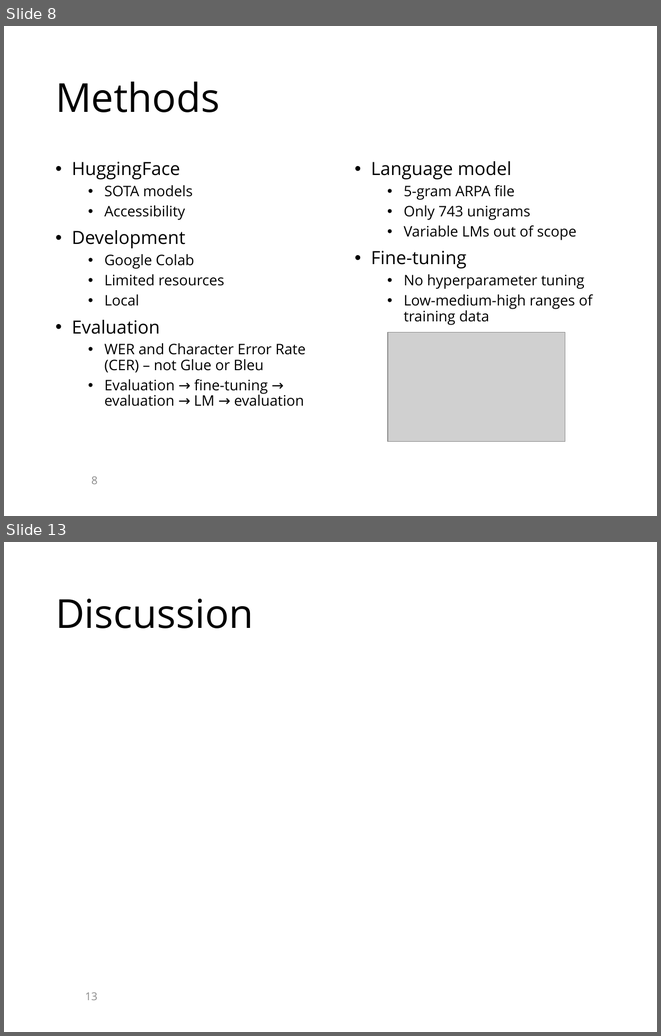
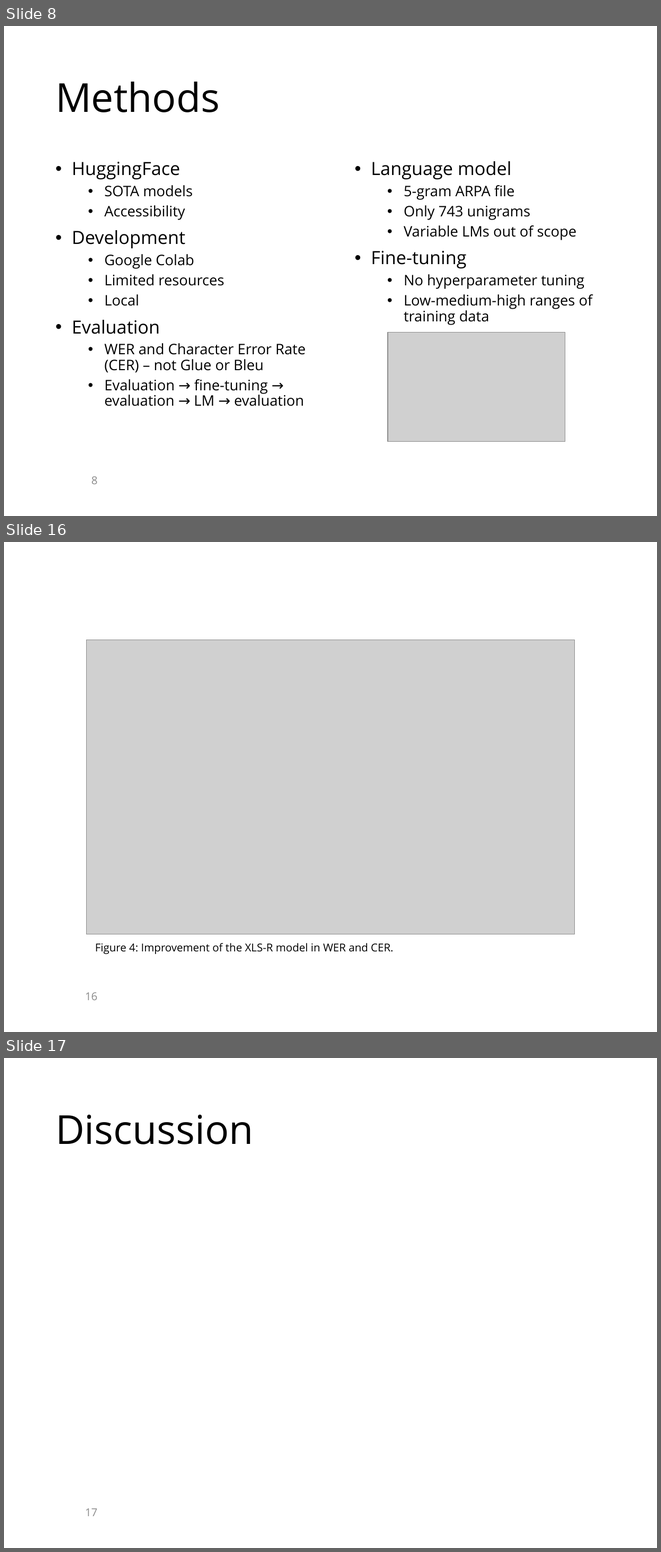
Before and after one commit to KaranChand/ATC, a slide deck: PowerPoint_presentation_template.pptx. Shown one above the other, each under a label of ours: slides 8 and 13 before the commit, slides 8, 16 and 17 after it; the slides between them are not shown. The pictures are 661x1036 and 661x1552 pixels, drawn with LibreOffice and Linux fonts; fonts in the diff are those of the drawing; grey boxes stand for pictures; background and template pictures are left out. Boxes give left, top, right and bottom in pixels: in the first picture for what was removed or moved away, otherwise in the second. Text is boxed around its words. In the diff, an @@ line names an element or a change of style, - is before the commit and + after.

```diff
--- a/PowerPoint_presentation_template.pptx
+++ b/PowerPoint_presentation_template.pptx
@@ slide 16 added at [4, 542, 657, 1032], background picture (left out) @@
@@ picture added at [86, 640, 575, 934] @@
@@ text added at [95, 943, 393, 954], 12 pt, text #000000 @@
+Figure 4: Improvement of the XLS-R model in WER and CER.
@@ page number added at [85, 992, 97, 1000], 12 pt, text #8C8C8C @@
+16
@@ what was slide 13 is now slide 17 @@
@@ page number at [85, 1508, 97, 1516]: text changed @@
-13
+17
```
Also in this commit, not shown: 3 slides changed, 4 other slides added, 1 slide removed.
